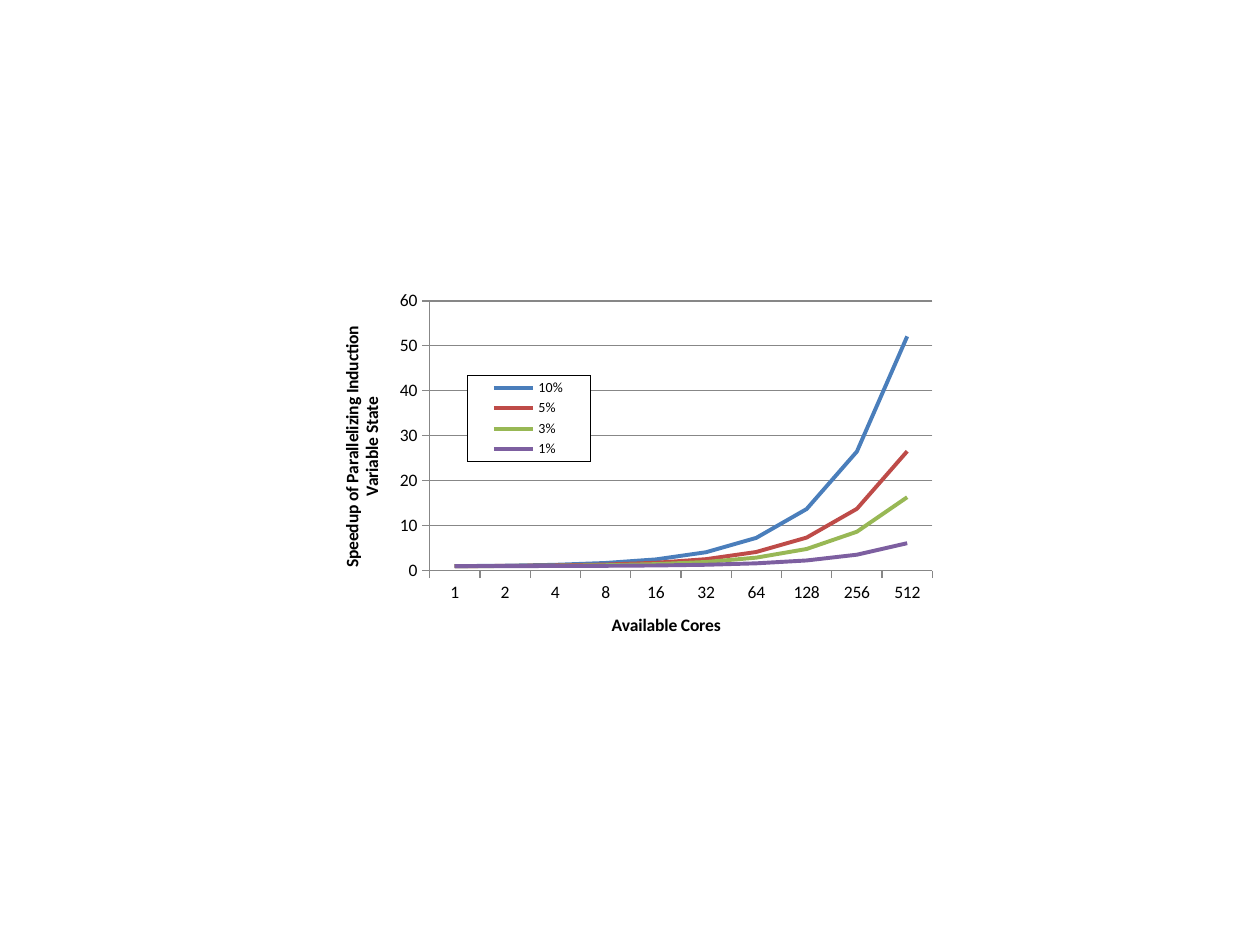
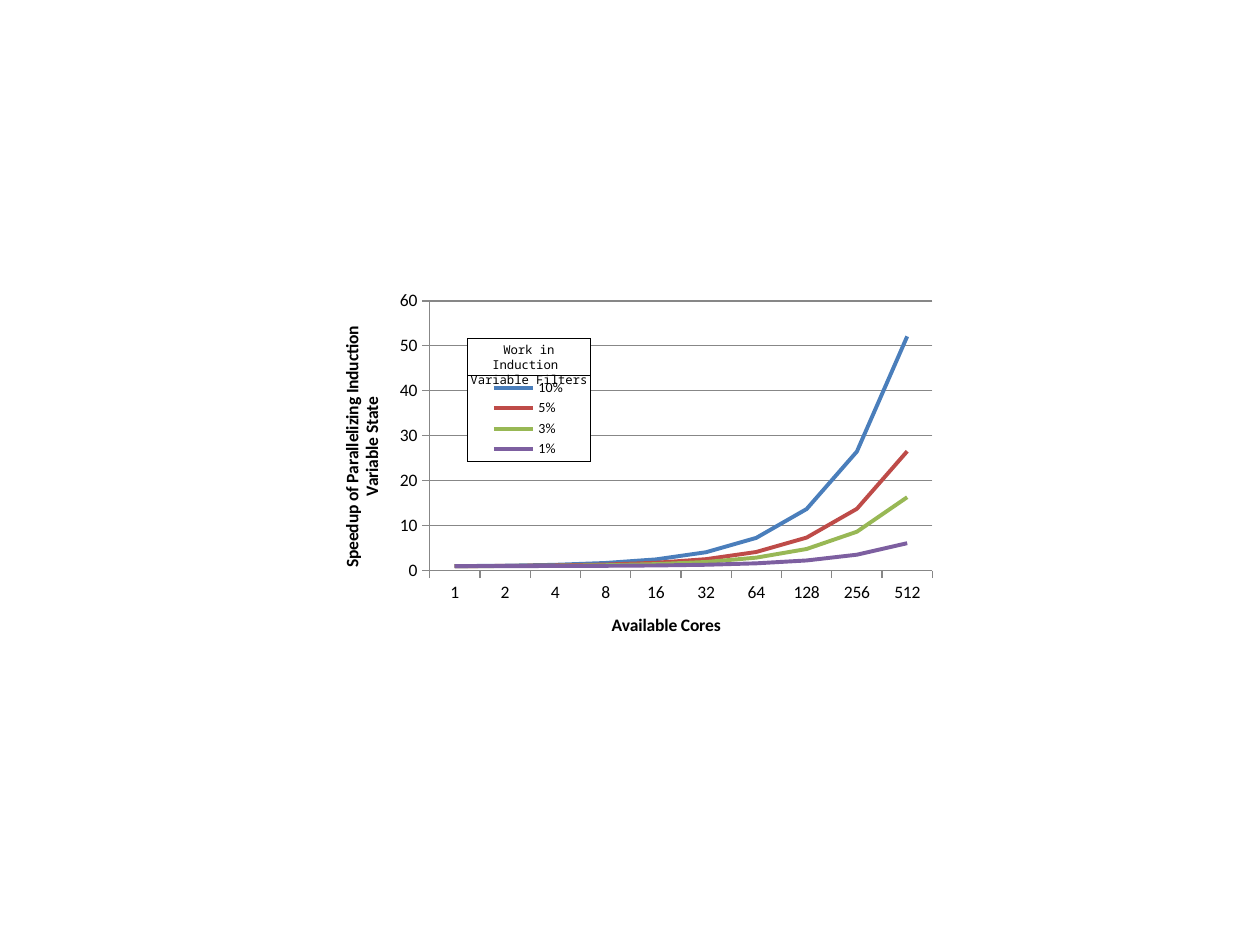
Before and after one commit to rrnewton/StreamIt, a slide deck: slide 14 of streams/docs/induction-state-2012/figures/fission-induction2.pptx (slide 13 before the commit). Drawn at 1260x945 pixels with LibreOffice and Linux fonts; fonts in the diff are those of the drawing. Boxes give left, top, right and bottom in pixels: in the first picture for what was removed or moved away, otherwise in the second. Text is boxed around its words. In the diff, an @@ line names an element or a change of style, - is before the commit and + after.

```diff
--- a/streams/docs/induction-state-2012/figures/fission-induction2.pptx
+++ b/streams/docs/induction-state-2012/figures/fission-induction2.pptx
@@ rectangle added at [467, 339, 591, 375], fill #FFFFFF, outline #000000 0.75 pt, 7 pt, text #000000 @@
+Work in Induction
+Variable Filters
```
Also in this commit, not shown: 1 slide added, 19 other files.
